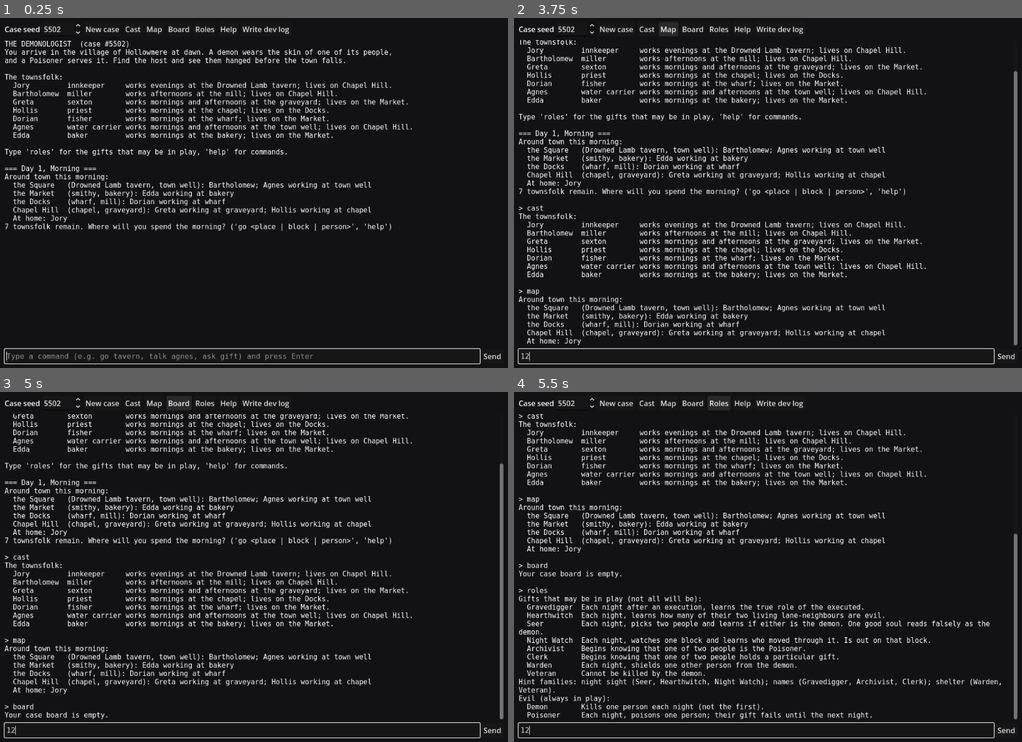
Above: before the commit, frames 1-4 (two rows, left to right).
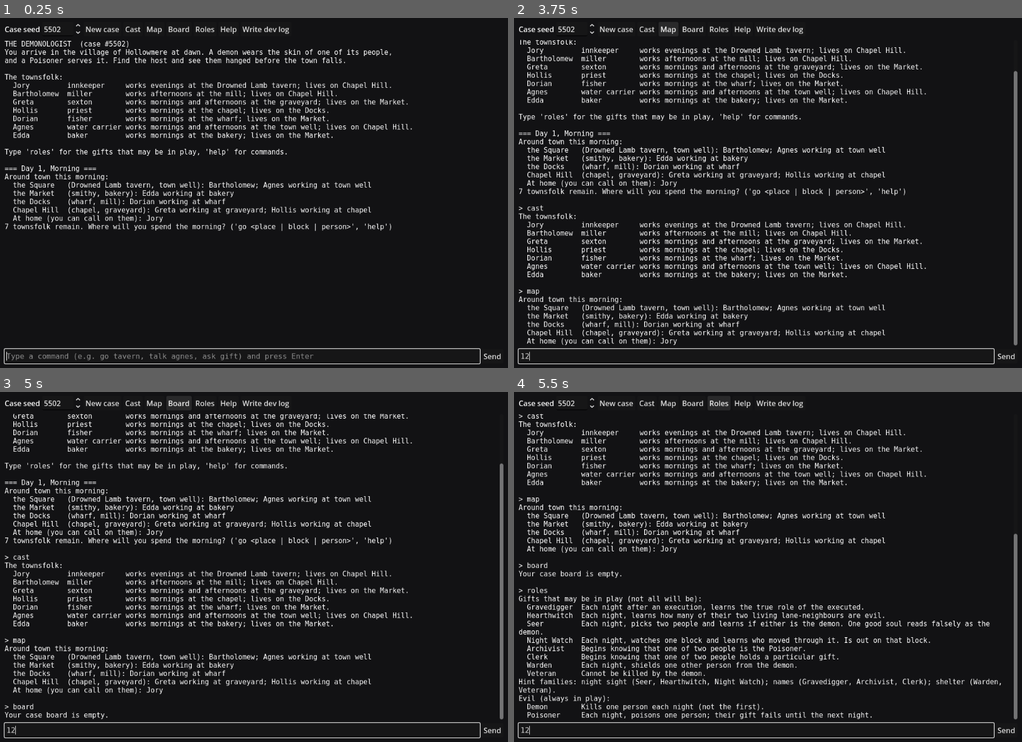
Above: after the commit, the same moments.

Repository: kultcher/deduction_game
Game: Godot game, scene res://ui/main.tscn
Two runs of this game, one before a commit and one after it. Both use one fixed random seed, a clock stepped at 60 frames per second and the inputs below.
Inputs (mouse positions are in pixels of both pictures, inside the frame that each line leads up to):
- Up to frame 1 (0.25 s): no input
- Up to frame 2 (3.75 s): click (757, 357) at 0.52 s; type "12" at 0.6 s; click "New case" at 1.25 s; click "New case" at 2 s; click "Cast" at 2.75 s; click "Map" at 3.5 s
- Up to frame 3 (5 s): click "Board" at 4.25 s
- Up to frame 4 (5.5 s): click "Roles" at 5 s

The runs differ from the first frame. In frame 1, 0.1% of the frame differs, in the area x 8-33%, y 56-59%; in frame 2, 0.3%; in frame 3, 0.3%, in the area x 8-33%, y 39-87%; in frame 4, 0.1%.

Commit message:
Visit people at home; vague opinions by default for both alignments; evil reasons only from active bluffs
Co-Authored-By: Claude Opus 5.5 <noreply@anthropic.com>
Claude-Session: https://claude.ai/code/session_01E6h76tAT9feH9wLQQnhujz

Diff:
--- a/game/game.gd
+++ b/game/game.gd
@@ -234,6 +234,13 @@
 
 # ---------------------------------------------------------------- day
 
+## Who the player can see at a location (a home shows only its owner, if in).
+func _present(l: String) -> Array:
+	if l.begins_with("home_"):
+		var o = w.by_id.get(l.substr(5))
+		return [o] if o != null and o.alive and o.at_home() else []
+	return w.npcs_at(l)
+
 func _resolve_go(target: String) -> String:
 	var l = find_location(target)
 	if l != "":
@@ -246,8 +253,9 @@
 		# Exact spot known if they're working, in a visible conversation, or nearby.
 		if n.working or n.busy_with != "" or (moved and w.loc_block(n.loc) == w.loc_block(loc)):
 			return n.loc
-		if not n.at_home():
-			return _best_location_on(w.loc_block(n.loc))
+		if n.at_home():
+			return "home_" + n.id
+		return _best_location_on(w.loc_block(n.loc))
 	return ""
 
 func _best_location_on(b: String) -> String:
@@ -264,11 +272,7 @@
 			var sought = find_npc(rest) if find_location(rest) == "" and find_block(rest) == "" else null
 			var l = _resolve_go(rest)
 			if l == "":
-				var n = find_npc(rest)
-				if n != null and n.at_home():
-					_err("%s is at home this %s." % [n.name, w.phase_name().to_lower()])
-				else:
-					_err("Where? Try 'map' for places (a location, a block, or a person).")
+				_err("Where? Try 'map' for places (a location, a block, or a person).")
 				return
 			if moved:
 				if l == loc:
@@ -290,7 +294,7 @@
 			w.player_loc = l
 			w.dlog.add("player_move", "player", "", {"loc": l})
 			_observe()
-			if sought != null and sought.loc != l and w.loc_block(sought.loc) == w.loc_block(l):
+			if sought != null and not sought.at_home() and sought.loc != l and w.loc_block(sought.loc) == w.loc_block(l):
 				_narr("%s isn't here, but you spot them at %s. ('talk %s' walks you over, using your free move.)" %
 					[sought.name, w.loc_name(sought.loc), sought.name.to_lower()])
 		"talk", "t":
@@ -301,14 +305,19 @@
 			if n == null:
 				_err("Talk to whom?")
 				return
-			if n.loc != loc:
-				if not n.at_home() and w.loc_block(n.loc) == w.loc_block(loc) and not free_move_used:
+			var at_their_home = loc == "home_" + n.id and n.at_home()
+			if n.loc != loc and not at_their_home:
+				if n.at_home():
+					_err("%s is at home (on %s) this %s. 'go %s' to call on them." % [n.name, C.block_name(n.home_block),
+						w.phase_name().to_lower(), n.name.to_lower()])
+					return
+				if w.loc_block(n.loc) == w.loc_block(loc) and not free_move_used:
 					free_move_used = true
 					loc = n.loc
 					w.player_loc = loc
 					w.dlog.add("player_move", "player", "", {"loc": loc, "free_move": true, "via": "talk"})
 					_narr("You walk over to %s." % w.loc_name(loc))
-				elif not n.at_home() and w.loc_block(n.loc) == w.loc_block(loc):
+				elif w.loc_block(n.loc) == w.loc_block(loc):
 					_err("%s is at %s, and you've already used your free move this %s." % [n.name, w.loc_name(n.loc), w.phase_name().to_lower()])
 					return
 				else:
@@ -328,6 +337,9 @@
 		"search", "s":
 			if not moved:
 				_err("First choose where to spend this phase ('go <place>').")
+				return
+			if loc.begins_with("home_"):
+				_err("You can't search someone's home from their doorstep.")
 				return
 			_search()
 			_end_phase("")
@@ -368,10 +380,17 @@
 func _observe() -> void:
 	var l = loc
 	_narr("You spend the %s at %s (%s)." % [w.phase_name().to_lower(), w.loc_name(l), C.block_name(w.loc_block(l))])
-	var here: Array = w.npcs_at(l)
-	if here.is_empty():
+	var here: Array = _present(l)
+	if l.begins_with("home_"):
+		if here.is_empty():
+			_narr("You knock, but nobody answers.")
+		else:
+			_narr("You knock, and %s opens the door." % here[0].name)
+			_facts([{"kind": "sighting", "subject": [here[0].id], "block": w.loc_block(l), "loc": l, "day": w.day, "phase": w.phase,
+				"source": "player", "text": "You found %s at home, day %d %s." % [here[0].name, w.day, w.phase_name()]}])
+	elif here.is_empty():
 		_narr("Nobody is here.")
-	else:
+	elif not l.begins_with("home_"):
 		_narr("Present: " + _who_here(l) + ".")
 		_facts([{"kind": "sighting", "subject": here.map(func(n): return n.id), "block": w.loc_block(l),
 			"loc": l, "day": w.day, "phase": w.phase, "source": "player",
@@ -385,6 +404,8 @@
 	if w.scenes.has(l):
 		_narr("This is where %s was killed. ('search' to examine it.)" % w.by_id[w.scenes[l]["victim"]].name)
 	var acts = "Actions: talk <name> | search%s | wait" % (" | gossip" if l == "tavern" else "")
+	if l.begins_with("home_"):
+		acts = "Actions: talk <name> | wait"
 	if not free_move_used:
 		acts += "   (or 'go <place>' once more within %s)" % C.block_name(w.loc_block(l))
 	_prompt(acts)
@@ -403,6 +424,9 @@
 		_facts([{"kind": "trace", "subject": [], "block": tb, "source": "evidence", "day": w.day,
 			"text": "Trace at %s's death scene: the killer most likely spent the evening of day %d on %s." %
 				[w.by_id[sc["victim"]].name, w.day - 1, C.block_name(tb)]}])
+		return
+	if l.begins_with("home_"):
+		_narr("You can't search someone's home from their doorstep.")
 		return
 	w.dlog.add("player_search", "player", "", {"loc": l}, "Nothing to find at an ordinary location.")
 	_narr("You search %s carefully. Nothing out of place: nobody has hidden anything here." % w.loc_name(l))
@@ -801,7 +825,7 @@
 		if n.at_home():
 			at_home.append(n.name)
 	if not at_home.is_empty():
-		out.append("  At home: " + ", ".join(PackedStringArray(at_home)))
+		out.append("  At home (you can call on them): " + ", ".join(PackedStringArray(at_home)))
 	return "\n".join(out)
 
 func _cast() -> String:
--- a/sim/evil.gd
+++ b/sim/evil.gd
@@ -312,23 +312,48 @@
 
 # ---------------------------------------------------------------- meeting behaviour
 
-## A plausible-sounding (fabricated) reason to distrust someone, or "" for vibes.
-static func fabricated_reason(w, n, t) -> String:
+## Whether a speaker states their reason or keeps it vague ("something's off").
+## Identical for both alignments, so vagueness is never a tell.
+static func cite(w, n, why: String) -> String:
+	if why == "":
+		return ""
+	if w.rng.randf() < 0.5 * (1.0 - n.traits.get("insight", 0.5)):
+		return ""
+	return why
+
+## A reason evil can give for distrusting someone, grounded only in an active bluff:
+## a fabricated reading (own or teammate's) already shared that names them, or a fake
+## sighting of them this NPC has told the player. "" if none (then they stay vague).
+static func bluff_reason(w, n, t) -> String:
 	var opts: Array = []
-	var mate = w.minion() if n.id == w.demon_id else w.demon()
-	for e in mate.info_log:
+	for e in n.info_log:
 		var d: Dictionary = e["data"]
 		var named: Array = d.get("pair", []) + d.get("nbrs", []) + d.get("seen", [])
 		if e.get("fake", false) and e["shared"] and t.id in named:
+			opts.append("my own reading pointed at them")
+	var mate = w.minion() if n.id == w.demon_id else w.demon()
+	for e in mate.info_log:
+		var d2: Dictionary = e["data"]
+		var named2: Array = d2.get("pair", []) + d2.get("nbrs", []) + d2.get("seen", [])
+		if e.get("fake", false) and e["shared"] and t.id in named2:
 			opts.append("%s's reading pointed at them" % mate.name)
-	for sid in w.scenes:
-		if w.scenes[sid]["block"] == t.home_block:
-			opts.append("they live right where %s was killed" % w.by_id[w.scenes[sid]["victim"]].name)
-	if t.out_last_night:
-		opts.append("they were out of doors last night")
-	if opts.is_empty() or w.rng.randf() < 0.3 * (1.0 - n.traits.get("insight", 0.5)):
+	for k in w.evil_plan["fake_sightings"]:
+		var fs = w.evil_plan["fake_sightings"][k]
+		if fs is Dictionary and fs["who"] == t.id and k.begins_with(n.id + ":"):
+			opts.append("I saw them out on %s at night" % C.block_name(fs["block"]))
+	if opts.is_empty():
 		return ""
 	return w.pick(opts)
+
+## What the town (good NPCs) thinks of someone on average; evil mimics this.
+static func town_view(w, t) -> float:
+	var goods: Array = w.living_good().filter(func(g): return g != t)
+	if goods.is_empty():
+		return 0.3
+	var total = 0.0
+	for g in goods:
+		total += g.suspicion.get(t.id, 0.0)
+	return total / goods.size()
 
 static func evil_nomination(w, n):
 	ensure_scapegoat(w)
@@ -377,33 +402,6 @@
 	w.dlog.think(v.id, "vote", "%s on %s. %s" % ["YES" if yes else "no", nominee, why], {"evil": true})
 	return yes
 
-static func evil_opinion(w, n, t) -> Dictionary:
-	var s: String = w.evil_plan["scapegoat"]
-	var text = ""
-	var level = 0.3
-	var why = ""
-	var lie = true
-	if is_teammate(w, n, t.id):
-		text = "%s? Harmless, I'd say." % t.name
-		level = 0.2
-		why = "covers for teammate"
-	elif t.id == s:
-		var reason = fabricated_reason(w, n, t)
-		text = "I don't like %s. %s" % [t.name, (reason[0].to_upper() + reason.substr(1) + ".") if reason != "" else "Something's off about them."]
-		level = 0.9
-		why = "pushes the scapegoat (%s)" % (reason if reason != "" else "vibes")
-	elif w.rng.randf() < 0.35 * (1.0 - n.traits.get("insight", 0.5)):
-		text = "I can't put my finger on it, but something's off about %s." % t.name
-		level = 0.5
-		why = "vibes-based doubt about a good NPC, to look natural"
-	else:
-		level = 0.3 + w.rng.randf() * 0.2
-		text = "%s seems all right to me." % t.name
-		why = "neutral filler about a good NPC"
-		lie = false
-	w.dlog.think(n.id, "lie" if lie else "opinion", "Evil opinion of %s: %s." % [t.id, why])
-	return {"text": text, "level": level}
-
 static func evil_hear_accusation(w, n, suspect, card: Dictionary, relevance: float) -> Dictionary:
 	var plan: Dictionary = w.evil_plan
 	var lines: Array = []
--- a/sim/mind.gd
+++ b/sim/mind.gd
@@ -341,7 +341,7 @@
 			return null
 		t = w.by_id[sg]
 		s2 = 0.8
-		why = Evil.fabricated_reason(w, n, t)
+		why = Evil.bluff_reason(w, n, t)
 	else:
 		var ranked = ranked_suspects(w, n)
 		if ranked.is_empty():
@@ -349,6 +349,7 @@
 		t = ranked[0]
 		s2 = susp(n, t.id)
 		why = n.sus_why.get(t.id, "")
+	why = Evil.cite(w, n, why)
 	var parts = {"suspicion": (s2 - 0.6) * 1.5, "confidence": (trait_of(n, "confidence") - 0.5) * 0.8,
 		"pressure_deflect": n.pressure * 0.4}
 	if not decide(w, n, "accuse", parts, "Publicly accuse %s?" % t.id):
@@ -396,7 +397,7 @@
 	w.dlog.think(c["by"], "nominate", c["reason"], {"nominee": c["nominee"]})
 	var nom = w.by_id[c["by"]]
 	var t = w.by_id[c["nominee"]]
-	var why: String = Evil.fabricated_reason(w, nom, t) if nom.is_evil() else nom.sus_why.get(t.id, "")
+	var why: String = Evil.cite(w, nom, Evil.bluff_reason(w, nom, t) if nom.is_evil() else nom.sus_why.get(t.id, ""))
 	c["speech"] = say(nom, "I nominate %s.%s" % [t.name, (" " + why[0].to_upper() + why.substr(1) + ".") if why != "" else ""])
 	return c
 
@@ -711,34 +712,43 @@
 		w.dlog.think(n.id, "opinion", "Gossip %.2f: won't discuss others." % trait_of(n, "gossip"))
 		lines.append(say(n, "It's not my place to say."))
 		return {"lines": lines, "facts": facts}
+	# Same pipeline for both alignments: a suspicion level plus an optional grounded reason.
+	var why = ""
+	var lie = false
 	if n.is_evil():
-		var r: Dictionary = Evil.evil_opinion(w, n, t)
-		text = r["text"]
-		level = r["level"]
+		if Evil.is_teammate(w, n, t.id):
+			level = 0.2
+			lie = true
+		elif t.id == w.evil_plan["scapegoat"]:
+			level = 0.85
+			why = Evil.bluff_reason(w, n, t)
+			lie = true
+		else:
+			level = Evil.town_view(w, t)
 	else:
 		level = susp(n, t.id)
-		var why: String = n.sus_why.get(t.id, "")
-		var vibes = why == "" or w.rng.randf() < 0.5 * (1.0 - trait_of(n, "insight"))
-		if level < 0.25:
-			text = "I trust %s." % t.name
-		elif level < 0.45:
-			if vibes and w.rng.randf() < 0.6 - 0.4 * trait_of(n, "insight"):
-				text = "I can't put my finger on it, but something's off about %s." % t.name
-				level = 0.5
-			else:
-				text = "%s seems all right to me." % t.name
-		elif level < 0.8:
-			text = "I have my doubts about %s." % t.name
+		why = n.sus_why.get(t.id, "")
+	why = Evil.cite(w, n, why)
+	var shown = level
+	if level < 0.25:
+		text = "I trust %s." % t.name
+	elif level < 0.45:
+		if w.rng.randf() < 0.6 - 0.4 * trait_of(n, "insight"):
+			text = "I can't put my finger on it, but something's off about %s." % t.name
+			shown = 0.5
 		else:
-			text = "If you ask me, %s is the one." % t.name
-		if susp(n, t.id) >= 0.45:
-			if vibes:
-				text += " Something's off about them."
-			else:
-				text += " " + why[0].to_upper() + why.substr(1) + "."
-		if n.npc_trust.get(t.id, 0.5) > 0.7:
-			text += " We're close, mind."
-		w.dlog.think(n.id, "opinion", "Honest opinion of %s: suspicion %.2f%s." % [t.id, susp(n, t.id), " (vibes)" if vibes else ""])
+			text = "%s seems all right to me." % t.name
+	elif level < 0.8:
+		text = "I have my doubts about %s." % t.name
+	else:
+		text = "If you ask me, %s is the one." % t.name
+	if level >= 0.45:
+		text += (" " + why[0].to_upper() + why.substr(1) + ".") if why != "" else " Something's off about them."
+	if n.npc_trust.get(t.id, 0.5) > 0.7 and not (n.is_evil() and t.id == w.evil_plan["scapegoat"]):
+		text += " We're close, mind."
+	w.dlog.think(n.id, "lie" if lie else "opinion", "%s opinion of %s: level %.2f, reason: %s." %
+		["Evil cover" if lie else ("Evil (mimicking the town)" if n.is_evil() else "Honest"), t.id, level, why if why != "" else "vibes"])
+	level = shown
 	lines.append(say(n, text))
 	if level >= 0.5:
 		facts.append({"kind": "opinion", "subject": [t.id], "source": n.id, "text": "%s distrusts %s." % [n.name, t.name]})
--- a/sim/world.gd
+++ b/sim/world.gd
@@ -103,6 +103,8 @@
 func loc_name(l: String) -> String:
 	if scenes.has(l):
 		return scenes[l]["name"]
+	if l.begins_with("home_") and by_id.has(l.substr(5)):
+		return "%s's home" % by_id[l.substr(5)].name
 	return C.loc_name(l)
 
 func loc_block(l: String) -> String:
@@ -110,6 +112,8 @@
 		return scenes[l]["block"]
 	if l.begins_with("home:") or l.begins_with("night:"):
 		return l.substr(l.find(":") + 1)
+	if l.begins_with("home_") and by_id.has(l.substr(5)):
+		return by_id[l.substr(5)].home_block
 	return C.loc_block(l)
 
 func all_locations() -> Array:
Not shown, changed: DESIGN.md
Not shown, changed: README.md
